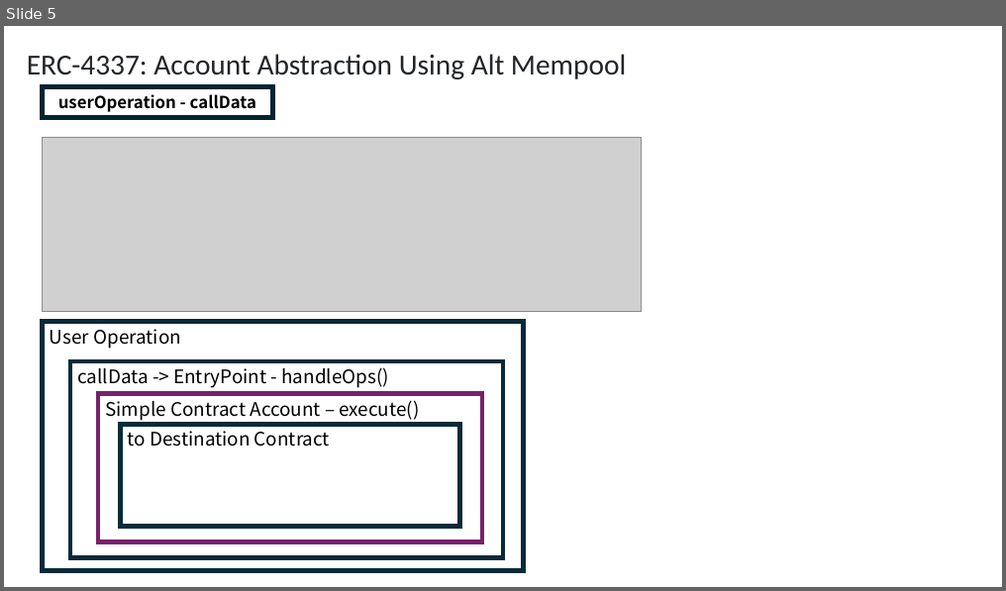
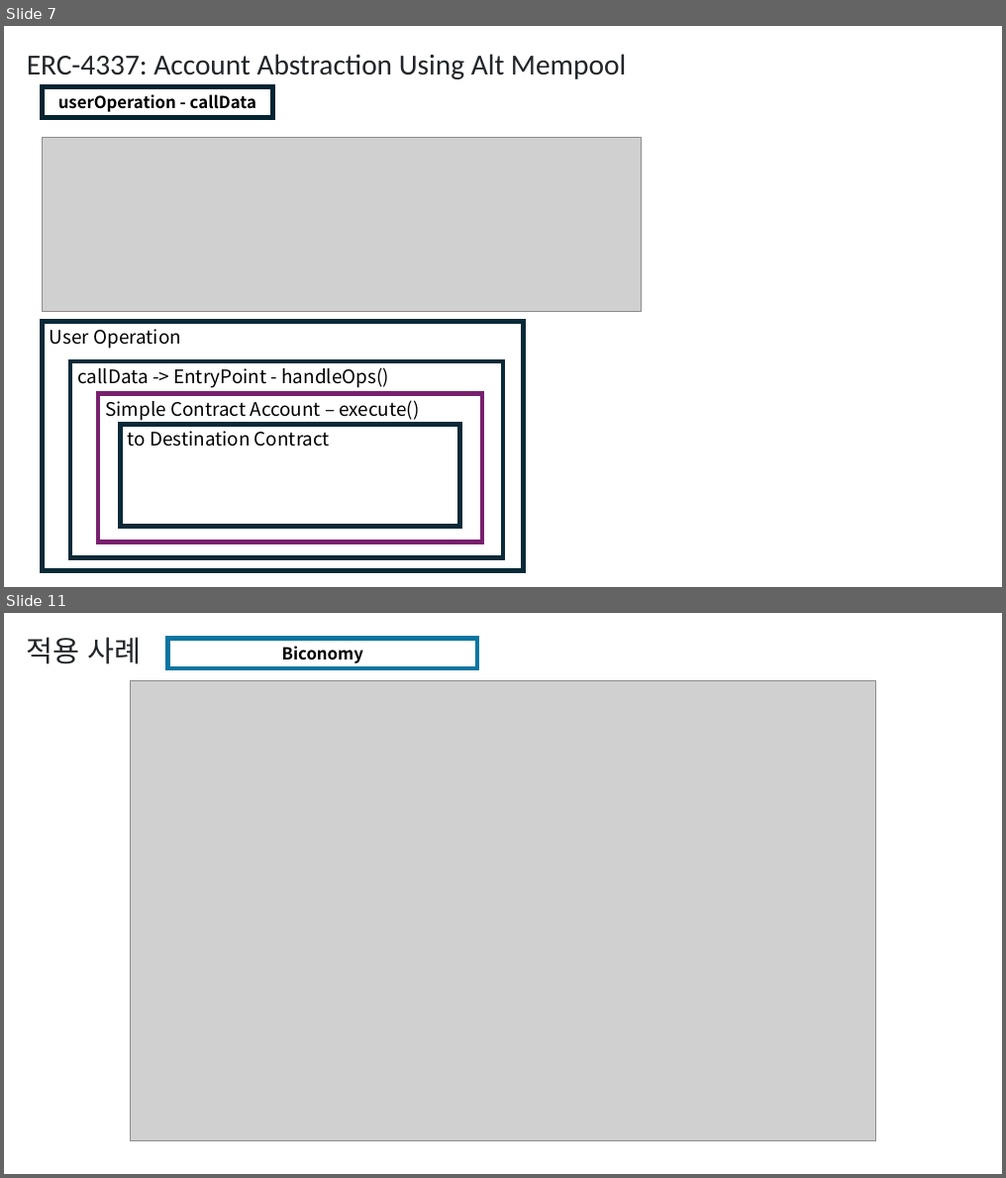
Before and after one commit to yyyljy/erc4337_alchemybundler, a slide deck: ERC4337.pptx. Shown one above the other, each under a label of ours: slide 5 before the commit, slides 7 and 11 after it; the slides between them are not shown. The pictures are 1006x591 and 1006x1178 pixels, drawn with LibreOffice and Linux fonts; fonts in the diff are those of the drawing; grey boxes stand for pictures. Boxes give left, top, right and bottom in pixels: in the first picture for what was removed or moved away, otherwise in the second. Text is boxed around its words. In the diff, an @@ line names an element or a change of style, - is before the commit and + after.

```diff
--- a/ERC4337.pptx
+++ b/ERC4337.pptx
@@ slide 11 added at [4, 613, 1002, 1174], background #FFFFFF @@
@@ text added at [27, 637, 142, 664], 28 pt, text #212529 @@
+적용 사례
@@ rectangle added at [168, 639, 477, 668], outline #0B76A0 4.5 pt, 16 pt, text #000000, bold @@
+Biconomy
@@ picture added at [130, 681, 876, 1142] @@
@@ what was slide 5 is now slide 7 @@
```
Also in this commit, not shown: 5 slides changed, 9 other slides added, 4 other files.
